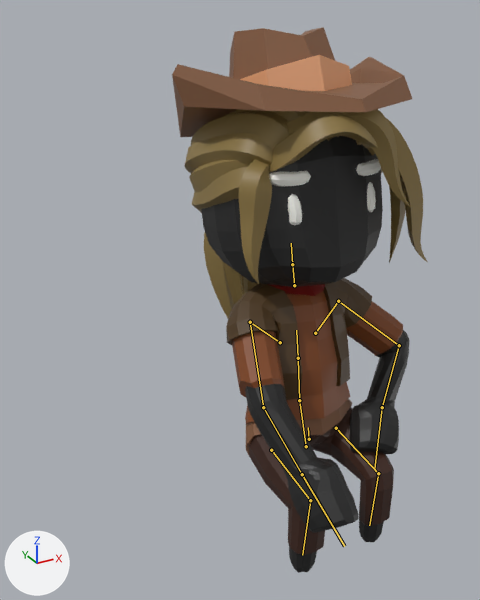
Two versions of the glTF model assets/models/Cowboy_Female.gltf, one commit apart.
Camera for both pictures: a 50 mm camera at (-2.13, -2.54, 3.21) aimed at (-0.42, 0.56, 1.66). The lights are fixed; the arrows at lower left show +X, +Y and +Z. The first picture is the older version. Both versions are drawn at frame 0 of the action 'StandUp'; the numbers are the values there. The bones that change, and the others that lie on the model, are drawn over the model as lines.

The first picture shows 'Body'.
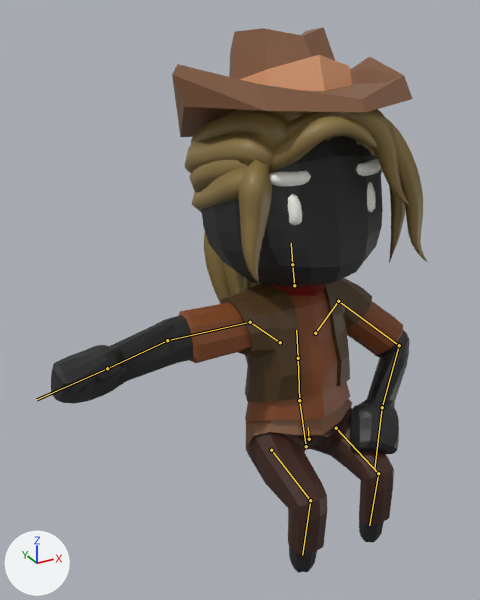
Diff of the bpy script that builds the scene:
```diff
--- a/assets/models/Cowboy_Female.gltf.py
+++ b/assets/models/Cowboy_Female.gltf.py
@@ bone_upperarm_r @@
 bone_upperarm_r = bpy.data.objects['CharacterArmature'].pose.bones['UpperArm.R']  # child of 'Shoulder.R'
-bone_upperarm_r.rotation_quaternion = (0.748, -0.437, -0.207, 0.455)  # degrees (-58, 5, 60)
+bone_upperarm_r.rotation_quaternion = (1.0, 0.0, 0.0, 0.0)  # degrees (0, 0, 0)
```

Where the change shows, as pixel boxes [x1, y1, x2, y2] in the pictures (480 x 600 px):
'Body', posed (47% wider): before [172, 27, 427, 573]; after [51, 27, 427, 573]
bone 'UpperArm.R', root to tip: before (250, 322) to (263, 407); after (250, 322) to (167, 340)
